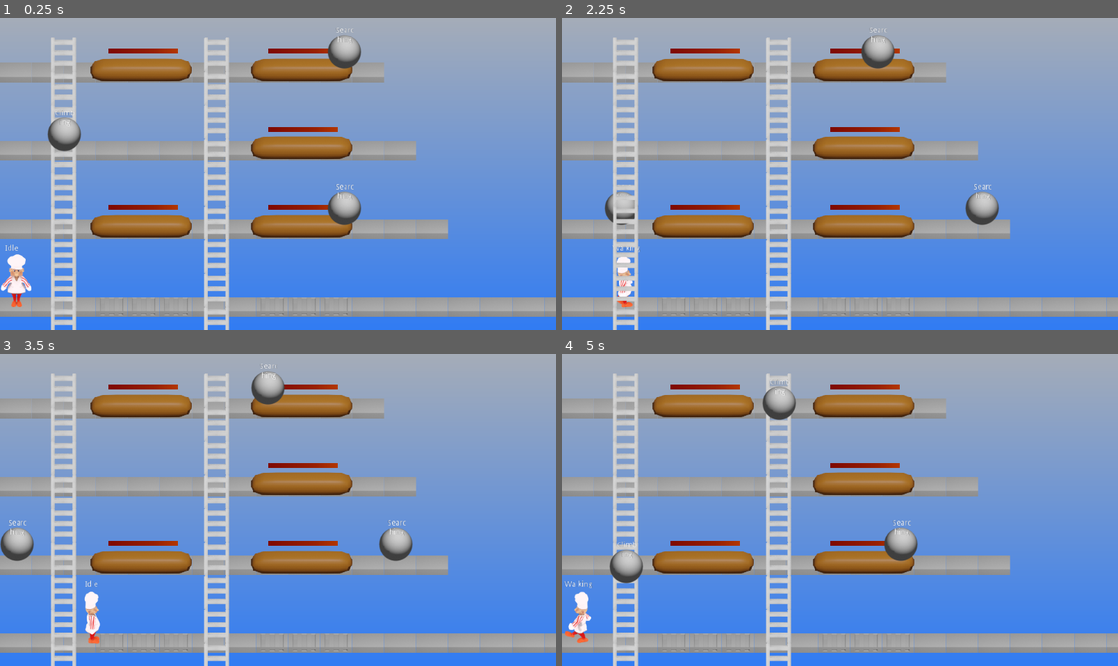
Above: before the commit, frames 1-4 (two rows, left to right).
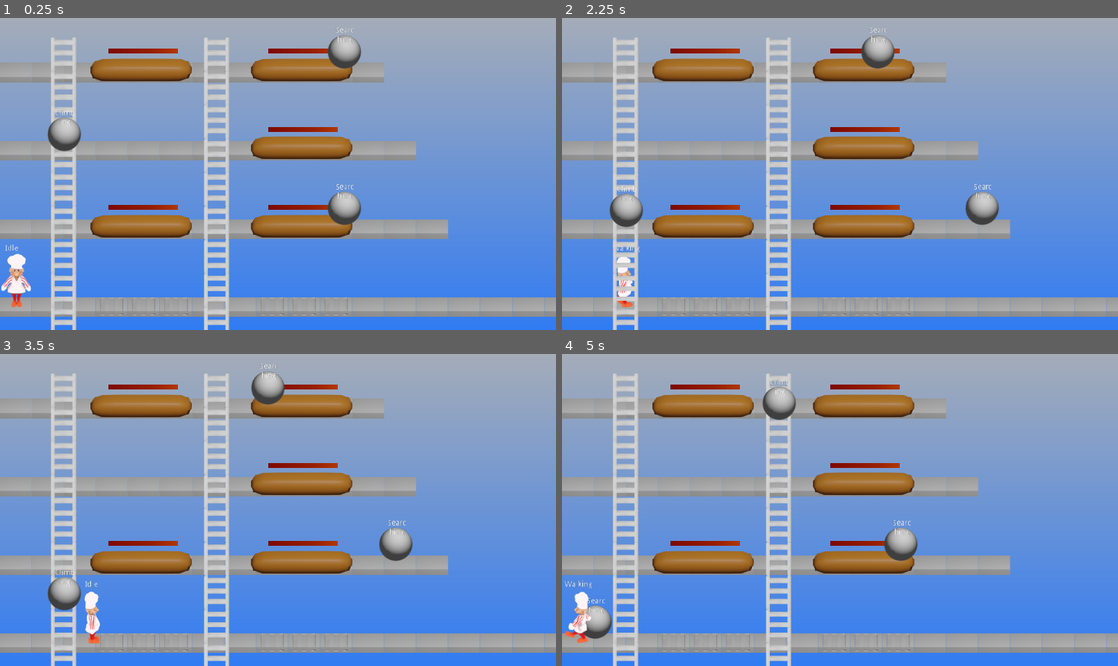
Above: after the commit, the same moments.

Repository: SteapaSnotor/BurgerHour
Game: Godot game, scene res://scenes/Level0.tscn
Same seed, same stepped clock (60 frames per second), same inputs: the game is played once before the commit and once after it.
Inputs:
- Up to frame 1 (0.25 s): no input
- Up to frame 2 (2.25 s): hold Right (ui_right) 0.53-1.28 s; hold Down (ui_down) 1.28-2.03 s; hold Right (ui_right) from 2.03 s (still down)
- Up to frame 3 (3.5 s): release Right (ui_right) at 2.78 s; hold Up (ui_up) from 2.78 s (still down)
- Up to frame 4 (5 s): release Up (ui_up) at 3.53 s; hold Left (ui_left) from 3.53 s (still down)

The runs differ from the first frame. In frame 1, less than 0.1% of the frame differs, in the area x 0-6%, y 75-88%; in frame 2, 0.4%; in frame 3, 1.0%, in the area x 0-15%, y 53-83%; in frame 4, 0.8%.

Commit message:
Lose condition
- Tweaks on the AI climbing state

Diff:
--- a/scenes/Enemy.tscn
+++ b/scenes/Enemy.tscn
@@ -54,6 +54,8 @@
 
 [node name="HitDetection" type="Area2D" parent="."]
 editor/display_folded = true
+collision_layer = 5
+collision_mask = 5
 
 [node name="CollisionShape2D" type="CollisionShape2D" parent="HitDetection"]
 position = Vector2( 0.540359, 6.80893 )
--- a/scenes/Player.tscn
+++ b/scenes/Player.tscn
@@ -89,6 +89,7 @@
 [ext_resource path="res://scripts/ai/p_states/Idle.gd" type="Script" id=87]
 [ext_resource path="res://scripts/ai/p_states/Walking.gd" type="Script" id=88]
 [ext_resource path="res://scripts/ai/p_states/Climbing.gd" type="Script" id=89]
+[ext_resource path="res://scripts/ai/p_states/Dead.gd" type="Script" id=90]
 
 [sub_resource type="SpriteFrames" id=1]
 animations = [ {
@@ -117,6 +118,10 @@
 radius = 10.9229
 height = 1.85324
 
+[sub_resource type="CapsuleShape2D" id=3]
+radius = 14.4188
+height = 67.5707
+
 [node name="Player" type="KinematicBody2D"]
 z_index = 5
 script = ExtResource( 1 )
@@ -124,7 +129,7 @@
 [node name="Animations" type="AnimatedSprite" parent="."]
 frames = SubResource( 1 )
 animation = "Idle-Down"
-frame = 3
+frame = 20
 playing = true
 
 [node name="CollisionShape2D" type="CollisionShape2D" parent="."]
@@ -155,3 +160,11 @@
 [node name="Spraying" type="Node" parent="FSM"]
 
 [node name="Dead" type="Node" parent="FSM"]
+script = ExtResource( 90 )
+
+[node name="PlayerHit" type="Area2D" parent="."]
+collision_layer = 4
+collision_mask = 4
+
+[node name="CollisionShape2D" type="CollisionShape2D" parent="PlayerHit"]
+shape = SubResource( 3 )
--- a/scripts/Enemy.gd
+++ b/scripts/Enemy.gd
@@ -42,6 +42,8 @@
 	elif body.name == 'BaseDetection':
 		#TODO: maybe delegate this to a "dead" state?
 		call_deferred('free')
+	elif body.name == 'PlayerHit':
+		body.get_parent().hit = true
 	else: pass#print(body.name)
 
 func on_food_detection(area):
--- a/scripts/Player.gd
+++ b/scripts/Player.gd
@@ -16,12 +16,17 @@
 
 	'Climbing':{Vector2(0,0):{'anim':'Climbing','flip':false,'stop':true},
 Vector2(0,1):{'anim':'Climbing','flip':false,'stop':false},
-Vector2(0,-1):{'anim':'Climbing','flip':false,'stop':false}}
+Vector2(0,-1):{'anim':'Climbing','flip':false,'stop':false}},
+
+	'Dead':{Vector2(0,0):{'anim':'Idle-Down','flip':false},
+Vector2(1,0):{'anim':'Idle-Sides','flip':true},
+Vector2(-1,0):{'anim':'Idle-Sides','flip':false}}
 }
 
 #stats
 var sprays = 3
 var speed = 100
+var hit = false setget set_hit
 
 #nodes
 onready var FSM = $FSM
@@ -58,6 +63,13 @@
 	return [Input.is_action_pressed('ui_up'),
 Input.is_action_pressed('ui_down')]
 
+#when the player is hit
+func set_hit(value):
+	hit = value
+
+	if hit:
+		FSM.force_state('Dead')
+
 func update_animations():
 	var state = FSM.get_current_state().name
 
--- a/scripts/ai/FSM.gd
+++ b/scripts/ai/FSM.gd
@@ -28,6 +28,10 @@
 	set_process(true)
 	set_physics_process(true)
 
+func force_state(state):
+	current_state.exit()
+	queue_state = get_node(state)
+
 func set_queue_state(value):
 	last_state = queue_state
 	queue_state = value
--- a/scripts/ai/ai_states/Climbing.gd
+++ b/scripts/ai/ai_states/Climbing.gd
@@ -13,6 +13,7 @@
 var ladder_tilemap = null
 var dir = Vector2(0,0)
 var checking_edge = false
+var skipped_ladder = false
 
 #constructor
 func initialize(base,enemy):
@@ -42,19 +43,46 @@
 	emit_signal('entered')
 
 func physics_update(delta):
+	if not can_climb(dir):
+		dir.y *= -1
+		pass
+
 	self.enemy.move(dir)
 
 	if not checking_edge and not self.enemy.on_edge:
 		checking_edge = true
 
-
-
 func input_update(event):
 	pass
+
+#returns true or false if the AI can climb or not in a given direction
+#on the y-axis
+func can_climb(dir):
+	var available_steps_above = 0  #tiles below the AI
+	var available_steps_below = 0  #tiles above the AI
+	var current_ladder = ladder_tilemap.world_to_map(enemy.global_position)
+
+	for y in range(10):
+		if ladder_tilemap.get_cell(current_ladder.x,current_ladder.y+y) != TileMap.INVALID_CELL:
+			available_steps_below += 1
+		if ladder_tilemap.get_cell(current_ladder.x,current_ladder.y-y) != TileMap.INVALID_CELL:
+			available_steps_above += 1
+
+	if dir == Vector2(0,1) and available_steps_below <= 1: return false
+	elif dir == Vector2(0,-1) and available_steps_above <= 1: return false
+	else: return true
+
 
 func transitions_update():
 	#CLIMBING TO SEARCHING#
 	if self.enemy.on_edge and checking_edge:
+		#chances to use or skip this ladder
+		var r = int(rand_range(0,100))
+		if r >=50 and not skipped_ladder:
+			checking_edge = false
+			skipped_ladder = true
+			return
+
 		base.current_state = null
 		base.queue_state = base.get_state('Searching')
 		#closest floor tile
@@ -73,5 +101,6 @@
 	enemy = null
 	ladder_tilemap = null
 	checking_edge = false
+	skipped_ladder = false
 	dir = Vector2(0,0)
 	emit_signal('exited')
--- /dev/null
+++ b/scripts/ai/p_states/Dead.gd
@@ -0,0 +1,60 @@
+extends Node
+
+"""
+	Player Dead state
+"""
+
+signal entered
+signal exited
+
+var player = null
+var walk_input = false
+var climb_input = false
+var spray_input = false
+var base = null
+var y_offset = false
+
+#constructor
+func initialize(base,player):
+	self.base = base
+	self.player = player
+
+	#the animations on this state have a slight offset
+	if player.facing_dir == Vector2(0,0):
+		player.anim_node.global_position.x+=10
+		player.anim_node.global_position.y+=5
+		y_offset = true
+	else:
+		player.anim_node.global_position.y+=2
+
+	emit_signal('entered')
+
+func physics_update(delta):
+	if climb_input and player.facing_dir != Vector2(0,0):
+		player.facing_dir = Vector2(0,0)
+		if not y_offset:
+			player.anim_node.global_position.y+=3
+			player.anim_node.global_position.x+=10
+
+func input_update(event):
+	walk_input = player.get_walk_keys().has(true)
+	climb_input = player.get_climb_keys().has(true)
+
+func transitions_update():
+	#DEAD-END#
+	pass
+
+#destructor
+func exit():
+	if player.facing_dir == Vector2(0,0):
+		player.anim_node.global_position.x-=10
+		player.anim_node.global_position.y-=5
+	else: 	player.anim_node.global_position.y-=2
+	player = null
+	walk_input = false
+	spray_input = false
+	base = null
+	climb_input = false
+	y_offset = false
+
+	emit_signal('exited')
Not shown: 1 places in scenes/Player.tscn that only renumber resources
